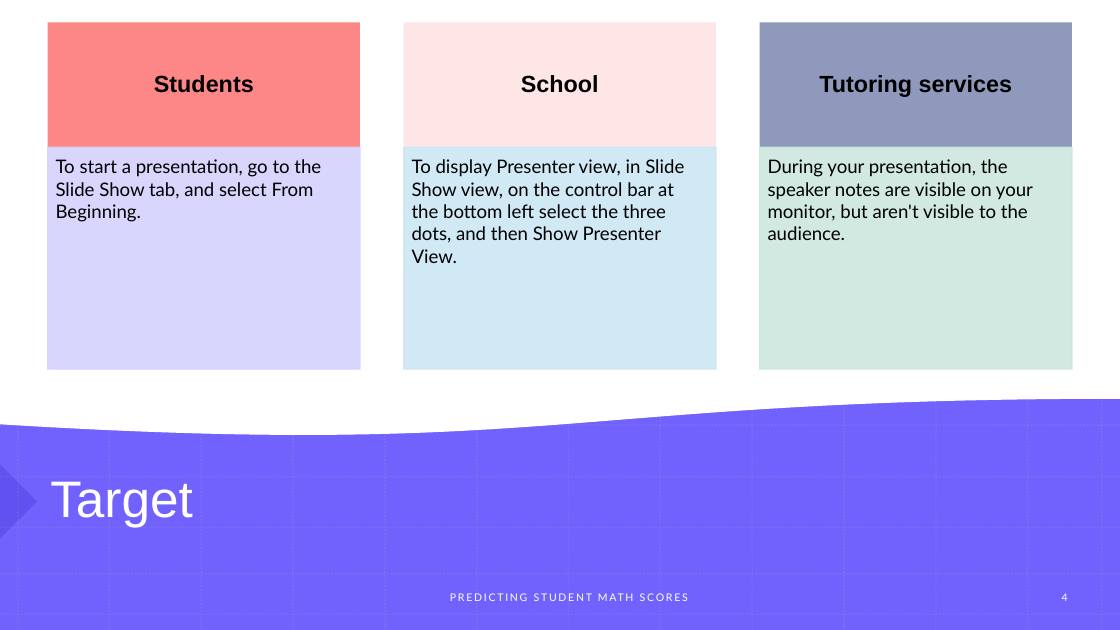
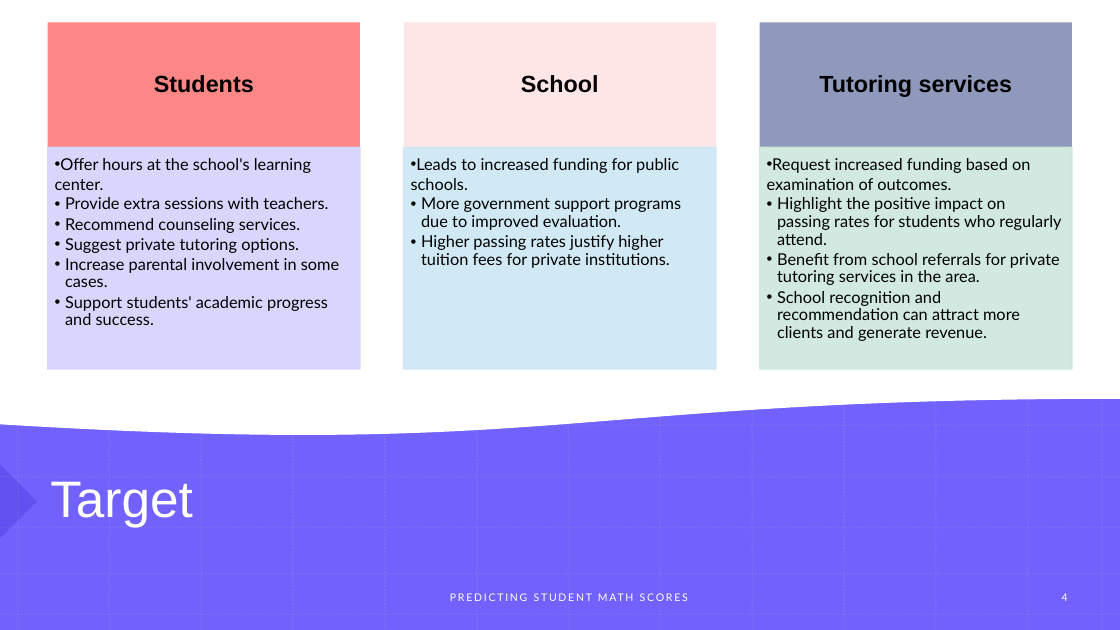
Before and after one commit to BlancaMarmolejo/Student-Performance-Predictions-ML, a slide deck: slide 4 of docs/Predicting student math score presentation.pptx. Drawn at 1120x630 pixels with LibreOffice and Linux fonts; fonts in the diff are those of the drawing. Boxes give left, top, right and bottom in pixels: in the first picture for what was removed or moved away, otherwise in the second. Text is boxed around its words. In the diff, an @@ line names an element or a change of style, - is before the commit and + after.

```diff
--- a/docs/Predicting student math score presentation.pptx
+++ b/docs/Predicting student math score presentation.pptx
@@ text at (55,158,339,325): text changed; size 16 to 14 pt @@
-  To start a presentation, go to the Slide Show tab, and select From Beginning.
+  • Offer hours at the school's learning center.
+  • Provide extra sessions with teachers.
+  • Recommend counseling services.
+  • Suggest private tutoring options.
+  • Increase parental involvement in some cases.
+  • Support students' academic progress and success.
@@ text at (411,158,681,268): text changed; size 16 to 14 pt @@
-  To display Presenter view, in Slide Show view, on the control bar at the bottom left select the three dots, and then Show Presenter View.
+  • Leads to increased funding for public schools.
+  • More government support programs due to improved evaluation.
+  • Higher passing rates justify higher tuition fees for private institutions.
@@ text at (767,158,1061,341): text changed; size 16 to 14 pt @@
-  During your presentation, the speaker notes are visible on your monitor, but aren't visible to the audience.
+  • Request increased funding based on examination of outcomes.
+  • Highlight the positive impact on passing rates for students who regularly attend.
+  • Benefit from school referrals for private tutoring services in the area.
+  • School recognition and recommendation can attract more clients and generate revenue.
```
Also in this commit, not shown: 4 other slides changed, 1 slide added, 1 slide removed.
